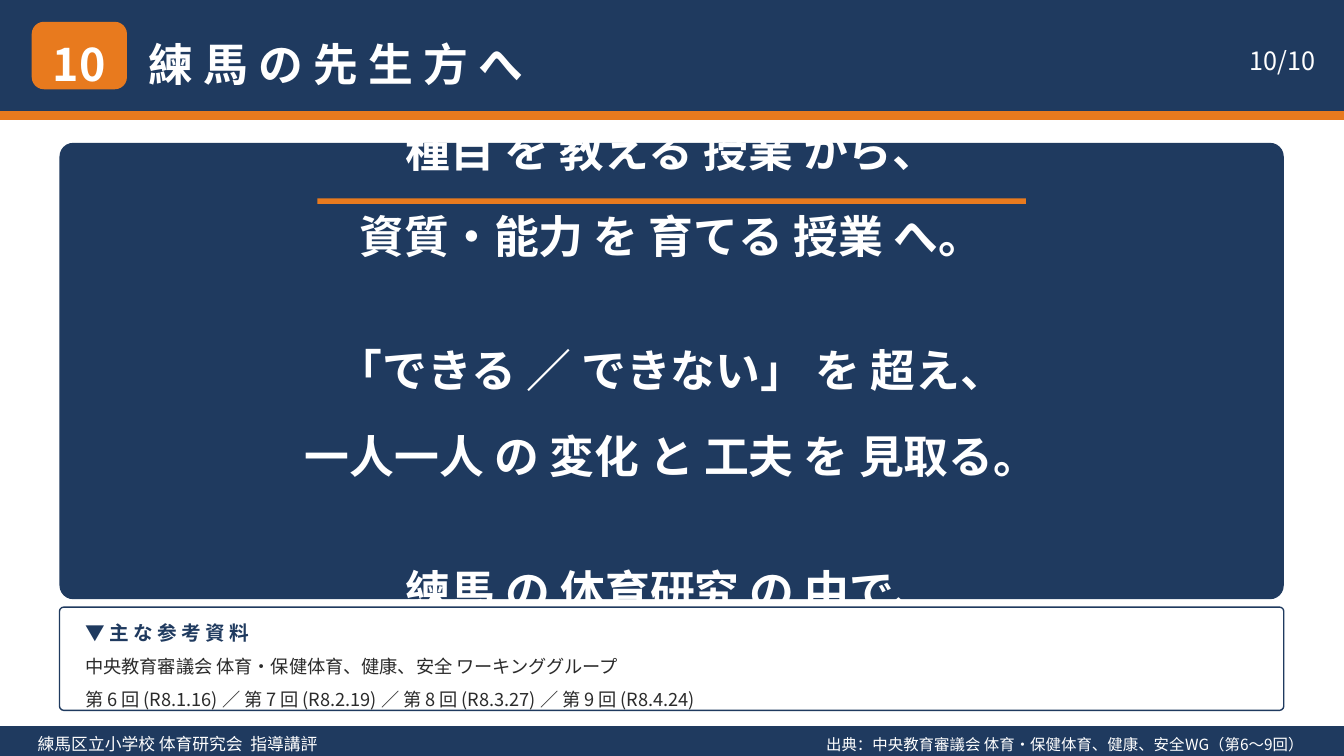
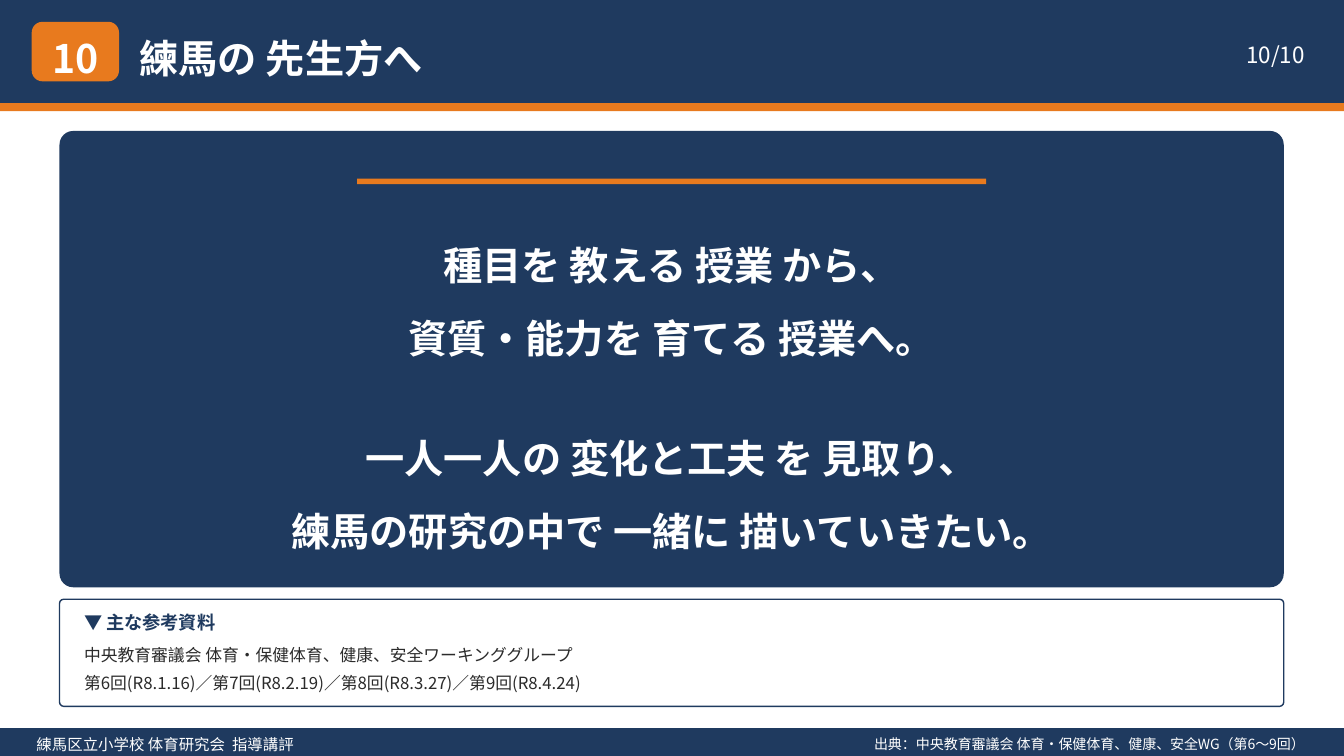
Before and after one commit to contynet730-star/con30, a slide deck: slide 10 of 体育・保健体育の方向性_指導講評.pptx. Drawn at 1344x756 pixels with LibreOffice and Linux fonts; fonts in the diff are those of the drawing. Boxes give left, top, right and bottom in pixels: in the first picture for what was removed or moved away, otherwise in the second. Text is boxed around its words. In the diff, an @@ line names an element or a change of style, - is before the commit and + after.

```diff
--- a/体育・保健体育の方向性_指導講評.pptx
+++ b/体育・保健体育の方向性_指導講評.pptx
@@ rectangle: place and size @@
-rectangle at bbox=[0, 0, 1344, 111]
+rectangle at bbox=[0, 0, 1344, 103]
@@ text "10" at bbox=[52, 43, 98, 84]: size 32 to 28 pt; line spacing 1.3 to 1.25 @@
@@ rounded rectangle: place and size @@
-rounded rectangle at bbox=[31, 22, 126, 90]
+rounded rectangle at bbox=[31, 22, 119, 82]
@@ text "10/10" at bbox=[1246, 45, 1304, 67]: size 18 to 16 pt; line spacing 1.3 to 1.25 @@
@@ text at bbox=[140, 39, 423, 77]: text changed; size 32 to 28 pt @@
-練 馬 の 先 生 方 へ
+練馬の 先生方へ
@@ rectangle: place and size @@
-rectangle at bbox=[0, 111, 1344, 120]
+rectangle at bbox=[0, 103, 1344, 111]
@@ rounded rectangle: place and size @@
-rounded rectangle at bbox=[59, 143, 1285, 600]
+rounded rectangle at bbox=[59, 131, 1285, 588]
@@ rectangle: place and size @@
-rectangle at bbox=[318, 199, 1026, 205]
+rectangle at bbox=[357, 178, 986, 185]
@@ text at bbox=[291, 246, 1052, 550]: text changed; size 32 to 28 pt @@
-種目 を 教える 授業 から、
-資質・能力 を 育てる 授業 へ。
-「できる ／ できない」 を 超え、
-一人一人 の 変化 と 工夫 を 見取る。
-練馬 の 体育研究 の 中で、
-一緒に 描いて いきたい。
+種目を 教える 授業 から、
+資質・能力を 育てる 授業へ。
+一人一人の 変化と工夫 を 見取り、
+練馬の研究の中で 一緒に 描いていきたい。
@@ rounded rectangle: place and size @@
-rounded rectangle at bbox=[59, 607, 1285, 710]
+rounded rectangle at bbox=[59, 599, 1285, 706]
@@ text at bbox=[106, 613, 215, 631]: text changed; size 14 to 13 pt @@
-▼ 主 な 参 考 資 料
+▼ 主な参考資料
@@ text at bbox=[84, 647, 581, 692]: text changed; size 13 to 12 pt @@
-中央教育審議会 体育・保健体育、健康、安全 ワーキンググループ
-第 6 回 (R8.1.16) ／ 第 7 回 (R8.2.19) ／ 第 8 回 (R8.3.27) ／ 第 9 回 (R8.4.24)
+中央教育審議会 体育・保健体育、健康、安全ワーキンググループ
+第6回(R8.1.16)／第7回(R8.2.19)／第8回(R8.3.27)／第9回(R8.4.24)
@@ text "練馬区立小学校 体育研究会 指導講評" at bbox=[36, 737, 294, 752]: size 12 to 11 pt; line spacing 1.3 to 1.25 @@
@@ text "出典：中央教育審議会 体育・保健体育、健康、安全WG（第6～9回）" at bbox=[874, 737, 1305, 750]: size 11 to 10 pt; line spacing 1.3 to 1.25 @@
```
Also in this commit, not shown: 9 other slides changed, 1 other file.
